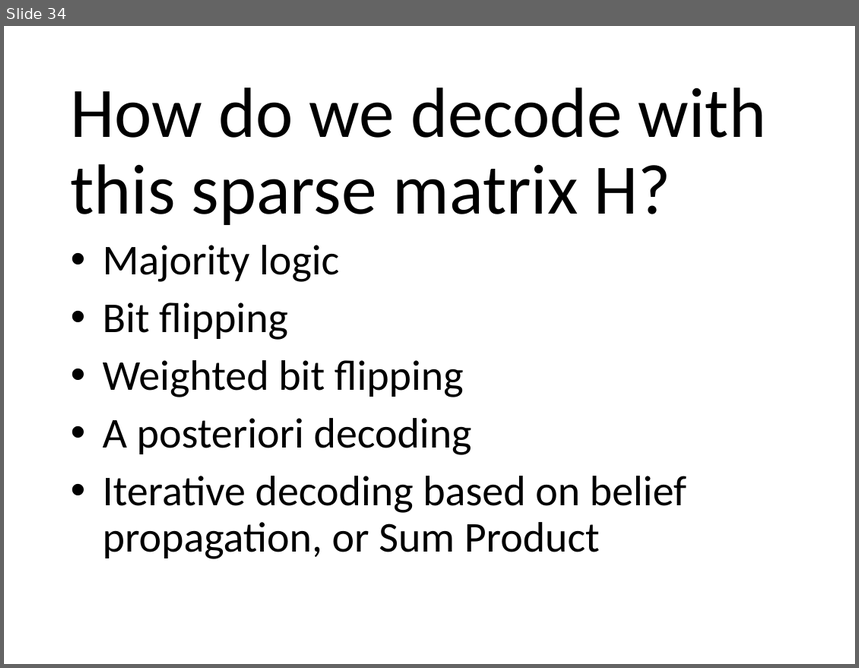
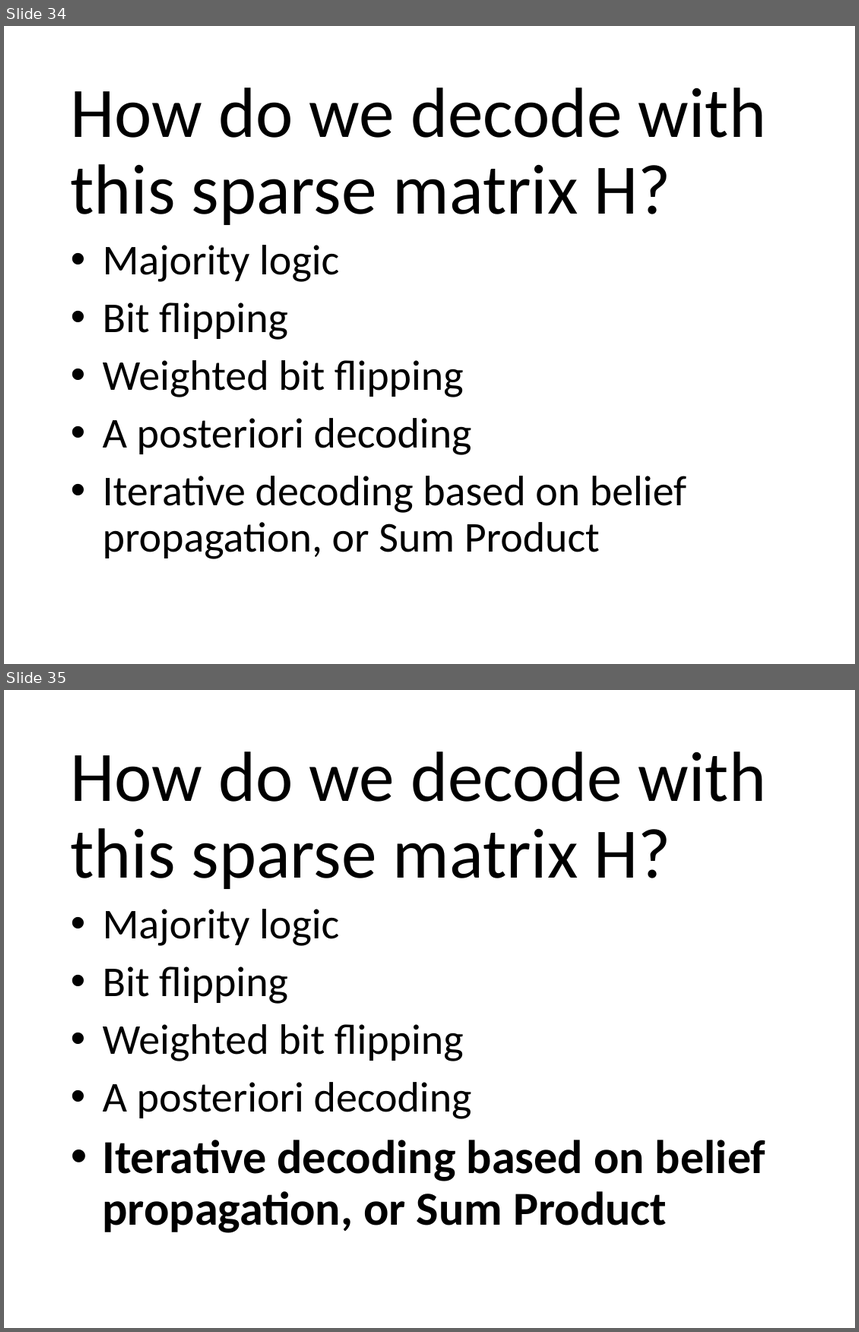
Before and after one commit to OpenResearchInstitute/documents, a slide deck: Papers_Articles_Presentations/Slide_Presentations/2018TAPR_DCC_LDPC_for_normal_people.ppt. Shown one above the other, each under a label of ours: slide 34 before the commit, slides 34 and 35 after it. The pictures are 859x668 and 859x1332 pixels, drawn with LibreOffice and Linux fonts; fonts in the diff are those of the drawing; background and template pictures are left out. Boxes give left, top, right and bottom in pixels: in the first picture for what was removed or moved away, otherwise in the second. Text is boxed around its words. In the diff, an @@ line names an element or a change of style, - is before the commit and + after.

```diff
--- a/Papers_Articles_Presentations/Slide_Presentations/2018TAPR_DCC_LDPC_for_normal_people.ppt
+++ b/Papers_Articles_Presentations/Slide_Presentations/2018TAPR_DCC_LDPC_for_normal_people.ppt
@@ slide 35 added at (4,690,855,1328), background picture (left out) @@
@@ title added at (71,752,766,889), 60 pt, text #000000 @@
+How do we decode with this sparse matrix H?
@@ text added at (103,909,766,1233), 36 pt, text #000000 @@
+• Majority logic
+• Bit flipping
+• Weighted bit flipping
+• A posteriori decoding
+• Iterative decoding based on belief propagation, or Sum Product
```
Also in this commit, not shown: 15 slides changed.
